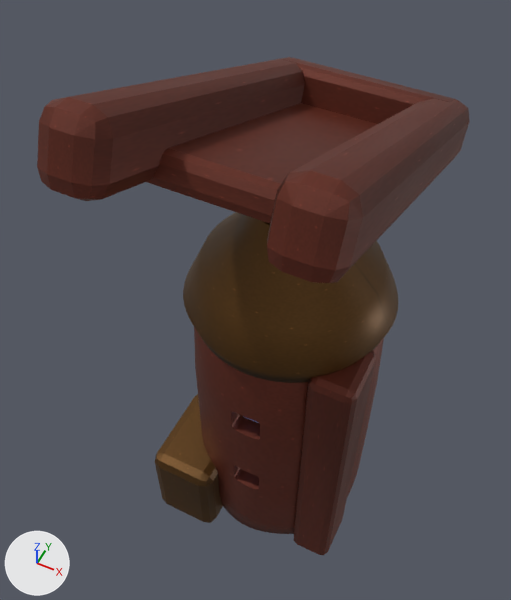
The Blender file sources/objects/achaean/defence-battery/model.blend as it was, and as the next commit left it.
Before and after are seen from a 50 mm lens placed at (0.5, -1.214, 2.437), pointed at (-0.106, -0.002, 0.922). The axes (+X, +Y, +Z) are drawn at lower left. The lights are the same throughout. The first picture is the older version.

Objects in the first picture: 'AC20 coral right vertical relief', 'AC20 fork channel bed', 'AC20 grounded ochre left foot', 'AC20 narrow grounded pedestal', 'AC20 separate fork rail 0', 'AC20 separate fork rail 1', 'AC20 short rear fork bridge', 'AC20 stationary ochre sloping bearing'.
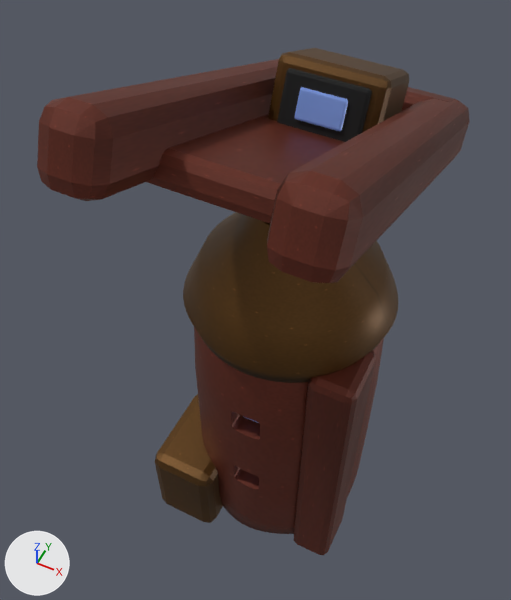
Changed parts and their boxes (x1, y1, x2, y2) in the pictures (511 x 600 px):
'AC20 seated emitter housing', added (brown): after (268, 48, 409, 133)
'AC20 recessed dark emitter surround', added: after (277, 68, 372, 142)
'AC20 emitter aperture', added (blue): after (294, 87, 348, 131)
'AC20 short rear fork bridge', unchanged, covered by the edit: before (283, 58, 455, 124); after (402, 87, 455, 111)

The change, as a diff of the scene's bpy script:
```diff
--- a/sources/objects/achaean/defence-battery/model.blend.py
+++ b/sources/objects/achaean/defence-battery/model.blend.py
@@ me_cube_026 @@
+me_cube_026.from_pydata(...)  # 56 vertices, 108 faces; spans x -0.06..0.06, y -0.006..0.006, z -0.0375..0.0375
+me_cube_026.materials.append(mat_blue_white_status_lights)  # blue #7690d3
@@ me_cube_025 @@
+me_cube_025.from_pydata(...)  # 56 vertices, 108 faces; spans x -0.105..0.105, y -0.009..0.009, z -0.07..0.07
+me_cube_025.materials.append(mat_dark_source_light_backs)  # picture img_dark_source_light_backs_authored_weathering
@@ me_cube_024 @@
+me_cube_024.from_pydata(...)  # 56 vertices, 108 faces; spans x -0.14..0.14, y -0.11..0.11, z -0.1..0.1
+me_cube_024.materials.append(mat_ochre_bearing_and_foot)  # picture img_ochre_bearing_and_foot_authored_weathering
@@ ob_ac20_emitter_aperture @@
+ob_ac20_emitter_aperture = bpy.data.objects.new('AC20 emitter aperture', me_cube_026)
+ob_ac20_emitter_aperture.parent = ob_directionalhead
+ob_ac20_emitter_aperture.location = (0.0, 0.124, 0.209)
+ob_ac20_emitter_aperture.rotation_euler = (-0.4, 0.0, 0.0)  # degrees (-23, 0, 0)
@@ ob_ac20_recessed_dark_emitter_surround @@
+ob_ac20_recessed_dark_emitter_surround = bpy.data.objects.new('AC20 recessed dark emitter surround', me_cube_025)
+ob_ac20_recessed_dark_emitter_surround.parent = ob_directionalhead
+ob_ac20_recessed_dark_emitter_surround.location = (0.0, 0.135, 0.204)
+ob_ac20_recessed_dark_emitter_surround.rotation_euler = (-0.4, 0.0, 0.0)  # degrees (-23, 0, 0)
@@ ob_ac20_seated_emitter_housing @@
+ob_ac20_seated_emitter_housing = bpy.data.objects.new('AC20 seated emitter housing', me_cube_024)
+ob_ac20_seated_emitter_housing.parent = ob_directionalhead
+ob_ac20_seated_emitter_housing.location = (0.0, 0.24, 0.16)
+ob_ac20_seated_emitter_housing.rotation_euler = (-0.4, 0.0, 0.0)  # degrees (-23, 0, 0)
```
